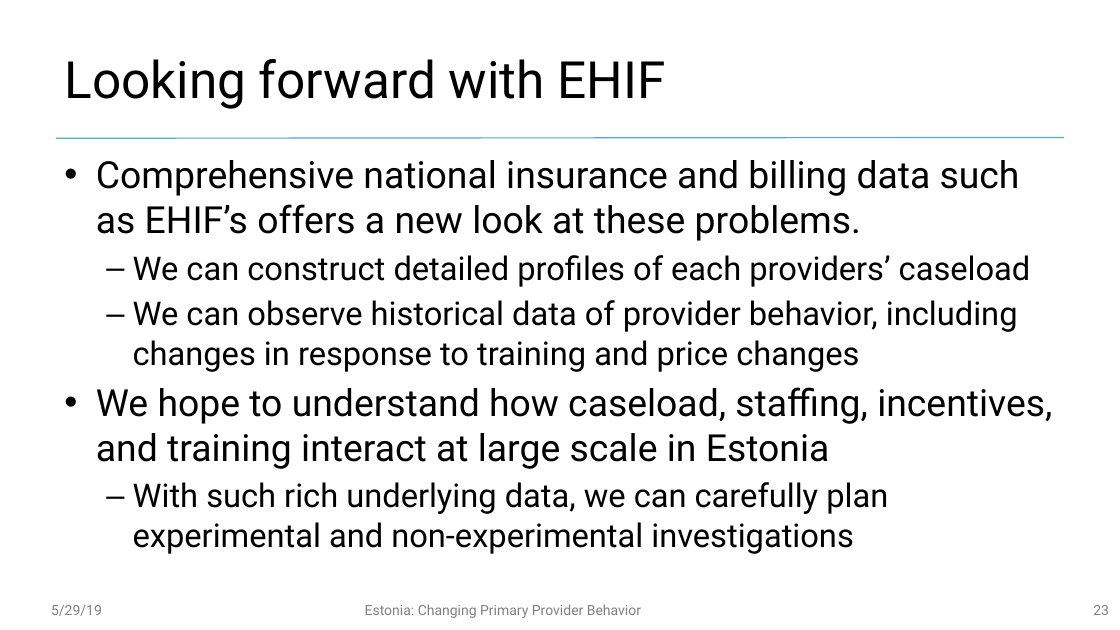
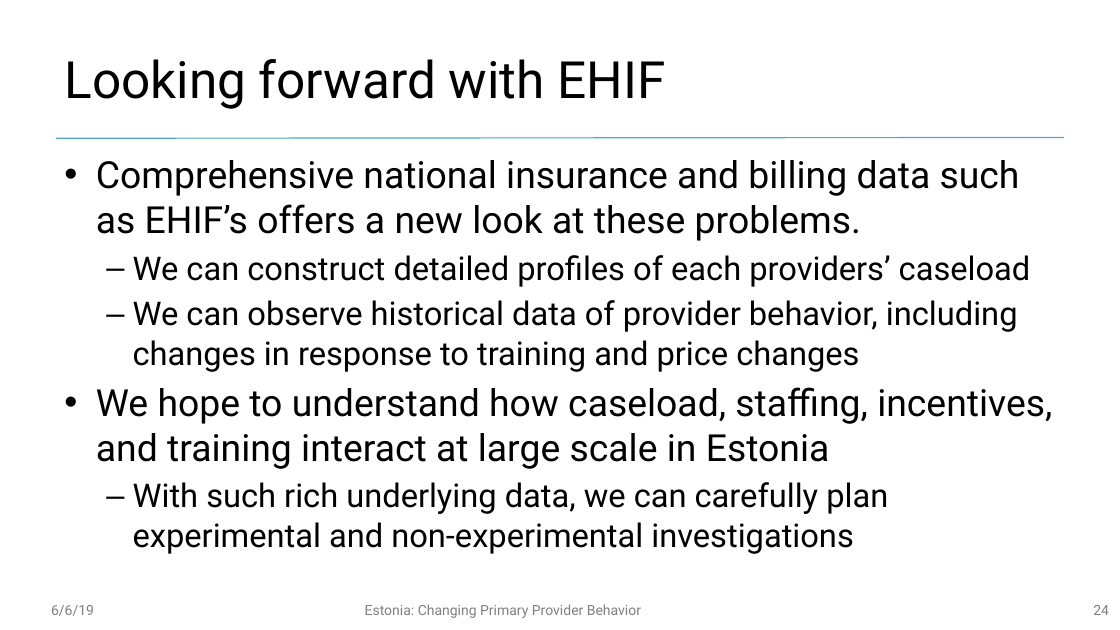
Before and after one commit to bbdaniels/resources, a slide deck: slide 24 of estonia-health-bbd.pptx (slide 23 before the commit). Drawn at 1120x630 pixels with LibreOffice and Linux fonts; fonts in the diff are those of the drawing. Boxes give left, top, right and bottom in pixels: in the first picture for what was removed or moved away, otherwise in the second. Text is boxed around its words. In the diff, an @@ line names an element or a change of style, - is before the commit and + after.

```diff
--- a/estonia-health-bbd.pptx
+++ b/estonia-health-bbd.pptx
@@ text at bbox=[51, 605, 94, 616]: text changed @@
-5/29/19
+6/6/19
@@ page number at bbox=[1093, 605, 1109, 615]: text changed @@
-23
+24
```
Also in this commit, not shown: 23 other slides changed, 1 slide added, 1 other file.
